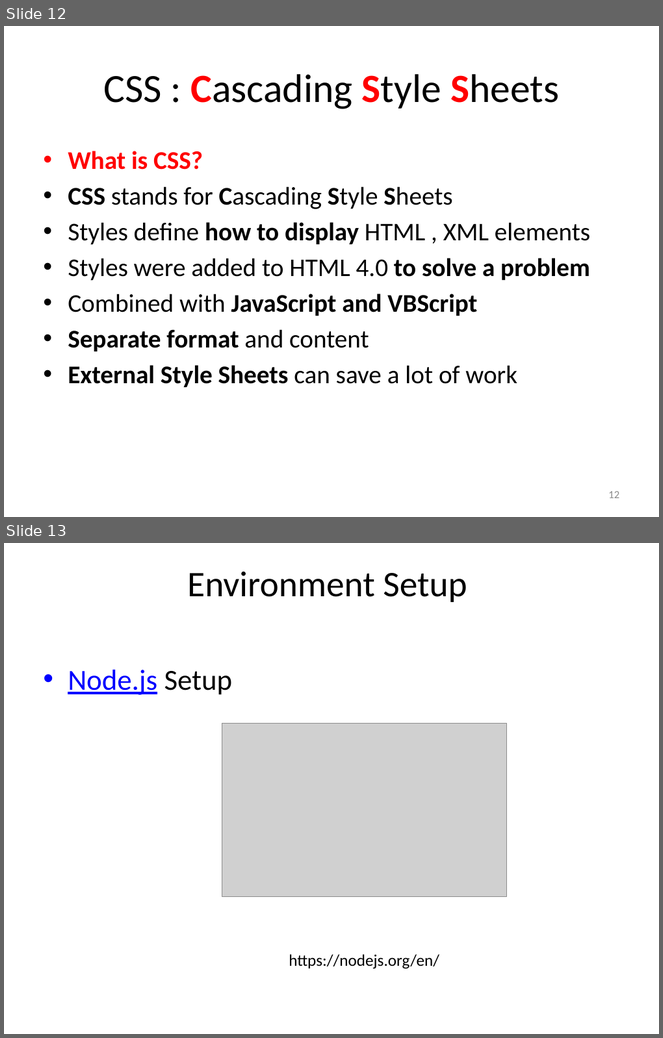
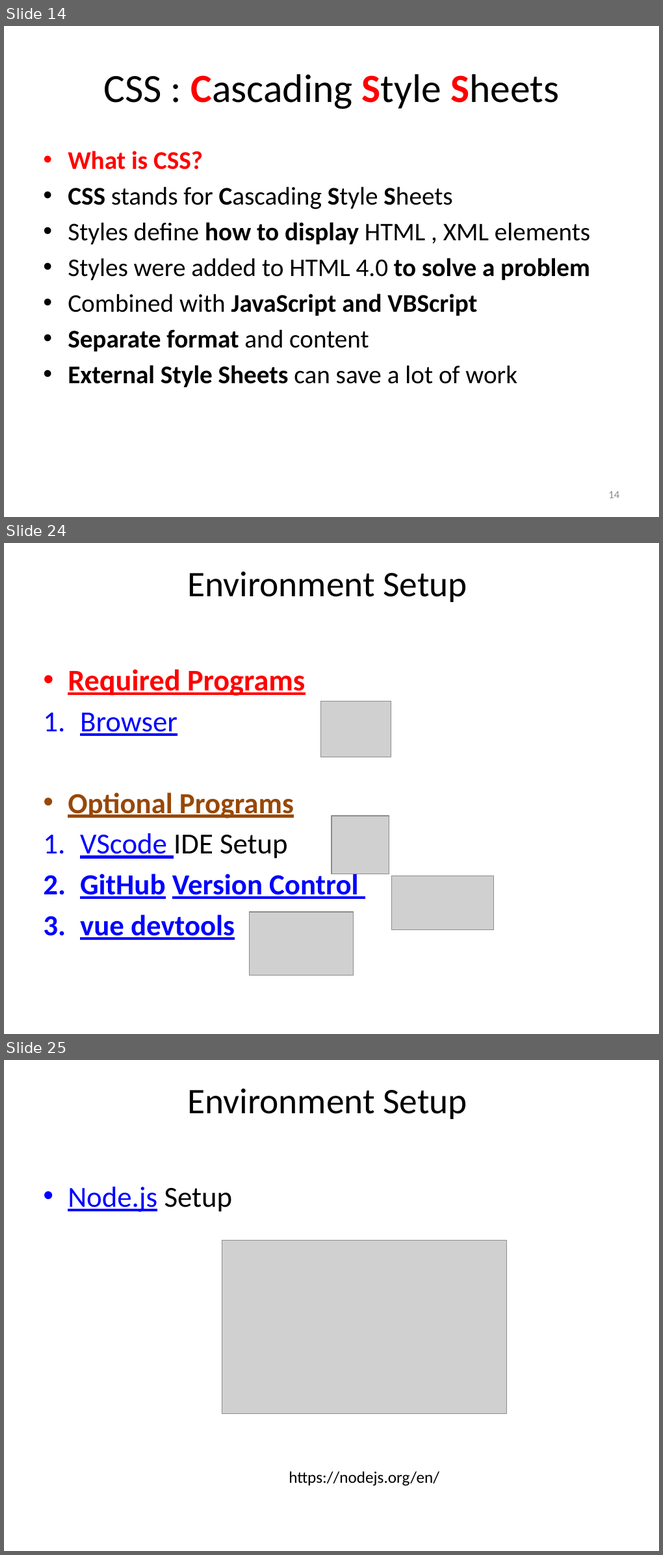
Before and after one commit to TarekSherif/Vue-CLI-Course, a slide deck: 1-PPT/L1 Architecture.pptx. Shown one above the other, each under a label of ours: slides 12 and 13 before the commit, slides 14, 24 and 25 after it; the slides between them are not shown. The pictures are 663x1038 and 663x1555 pixels, drawn with LibreOffice and Linux fonts; fonts in the diff are those of the drawing; grey boxes stand for pictures. Boxes give left, top, right and bottom in pixels: in the first picture for what was removed or moved away, otherwise in the second. Text is boxed around its words. In the diff, an @@ line names an element or a change of style, - is before the commit and + after.

```diff
--- a/1-PPT/L1 Architecture.pptx
+++ b/1-PPT/L1 Architecture.pptx
@@ slide 24 added at (4, 543, 659, 1034), background #FFFFFF @@
@@ title added at (187, 572, 467, 602), 39.6 pt, text #000000 @@
+Environment Setup
@@ text added at (68, 669, 358, 940), 32 pt, text #0000FF, bold, underline @@
+• Required Programs
+1. Browser
+• Optional Programs
+1. VScode IDE Setup
+2. GitHub Version Control
+3. vue devtools
@@ picture added at (321, 702, 391, 758) @@
@@ picture added at (332, 816, 389, 875) @@
@@ picture added at (392, 876, 494, 930) @@
@@ picture added at (250, 913, 353, 976) @@
@@ what was slide 12 is now slide 14 @@
@@ page number at (608, 491, 620, 499): text changed @@
-12
+14
@@ what was slide 13 is now slide 25 @@
```
Also in this commit, not shown: 1 slide changed, 13 other slides added, 1 slide removed, 2 other files.
